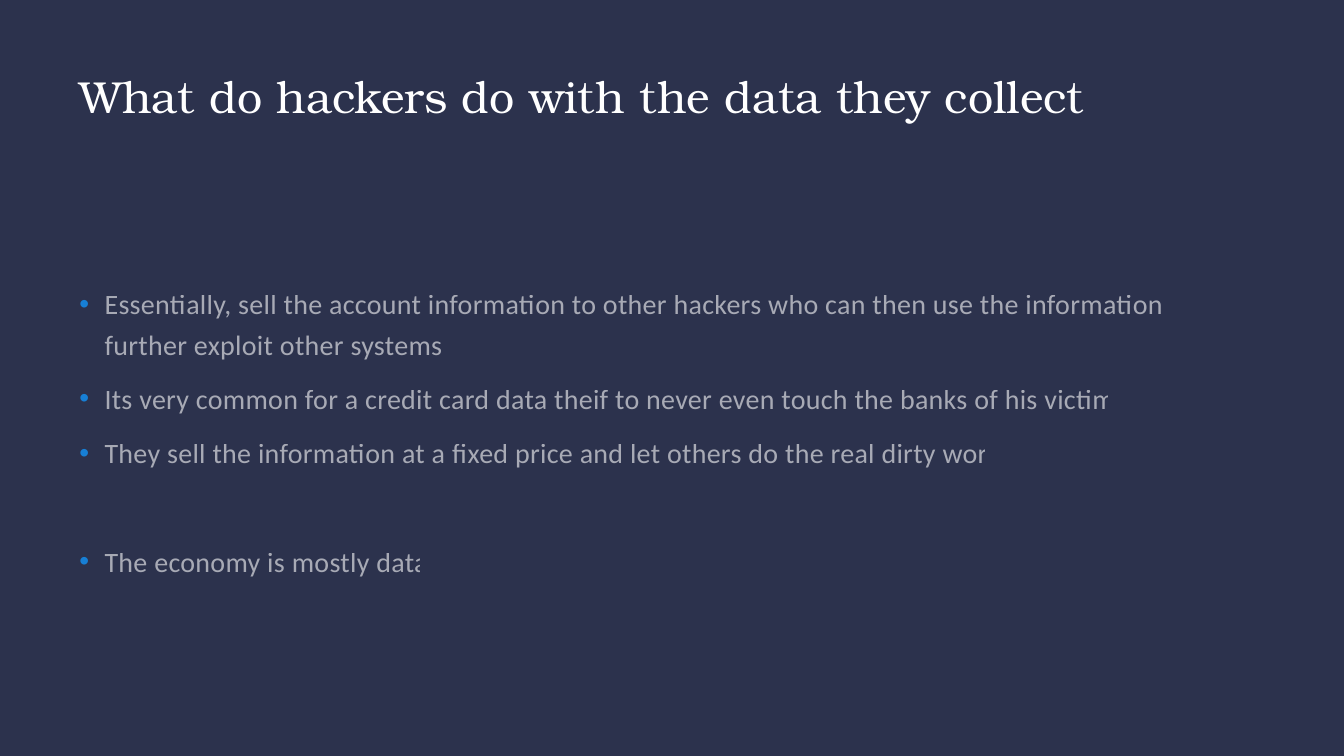
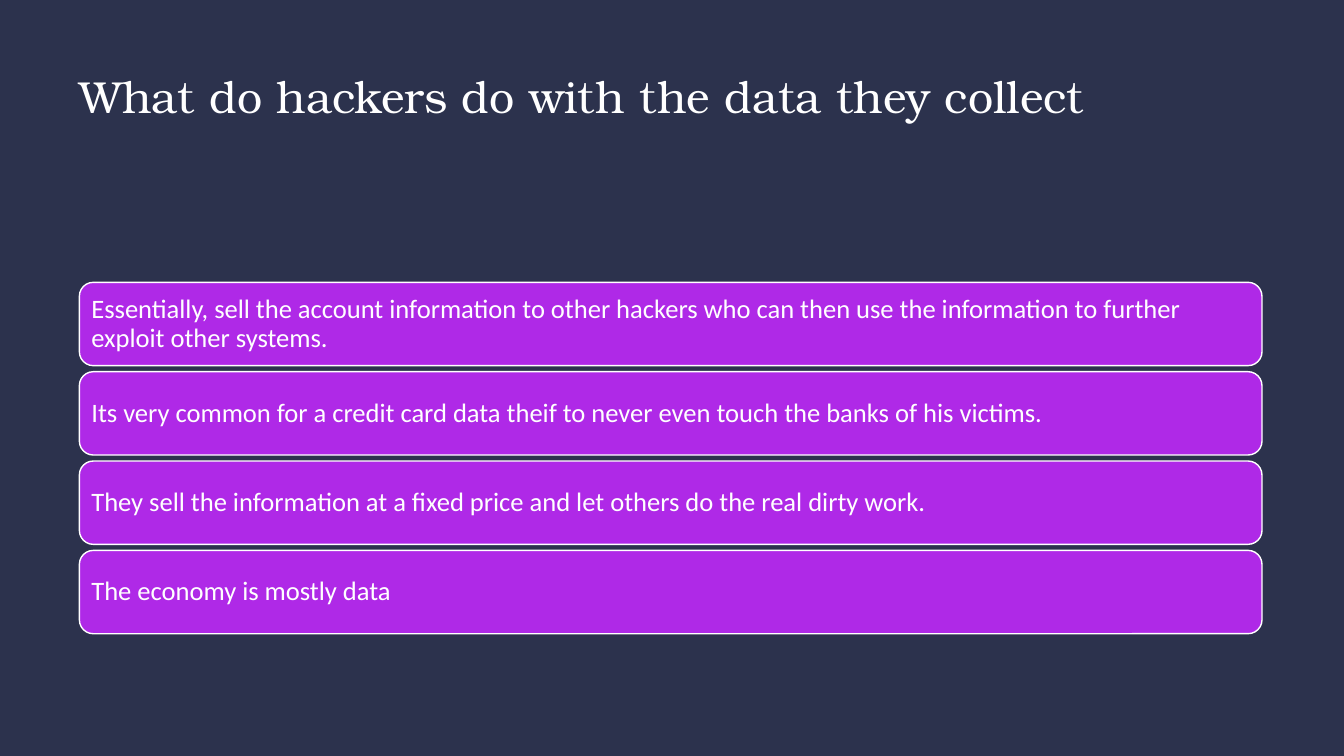
Before and after one commit to Arctic-64/codeclan_homework_JackTiberiusPatton, a slide deck: slide 8 of week_03/day_4/slides_data_presentation.pptx. Drawn at 1344x756 pixels with LibreOffice and Linux fonts; fonts in the diff are those of the drawing. Boxes give left, top, right and bottom in pixels: in the first picture for what was removed or moved away, otherwise in the second. Text is boxed around its words. In the diff, an @@ line names an element or a change of style, - is before the commit and + after.

```diff
--- a/week_03/day_4/slides_data_presentation.pptx
+++ b/week_03/day_4/slides_data_presentation.pptx
@@ text removed at (x1=105, y1=295, x2=1162, y2=577) @@
-• Essentially, sell the account information to other hackers who can then use the information to further exploit other systems.
-• Its very common for a credit card data theif to never even touch the banks of his victims.
-• They sell the information at a fixed price and let others do the real dirty work.
-• The economy is mostly data
@@ group added at (x1=80, y1=282, x2=1262, y2=634): 4 rounded rectangles, 4 texts @@
+Essentially, sell the account information to other hackers who can then use the information to further exploit other systems.
+Its very common for a credit card data theif to never even touch the banks of his victims.
+They sell the information at a fixed price and let others do the real dirty work.
+The economy is mostly data
```
Also in this commit, not shown: 5 other slides changed.
